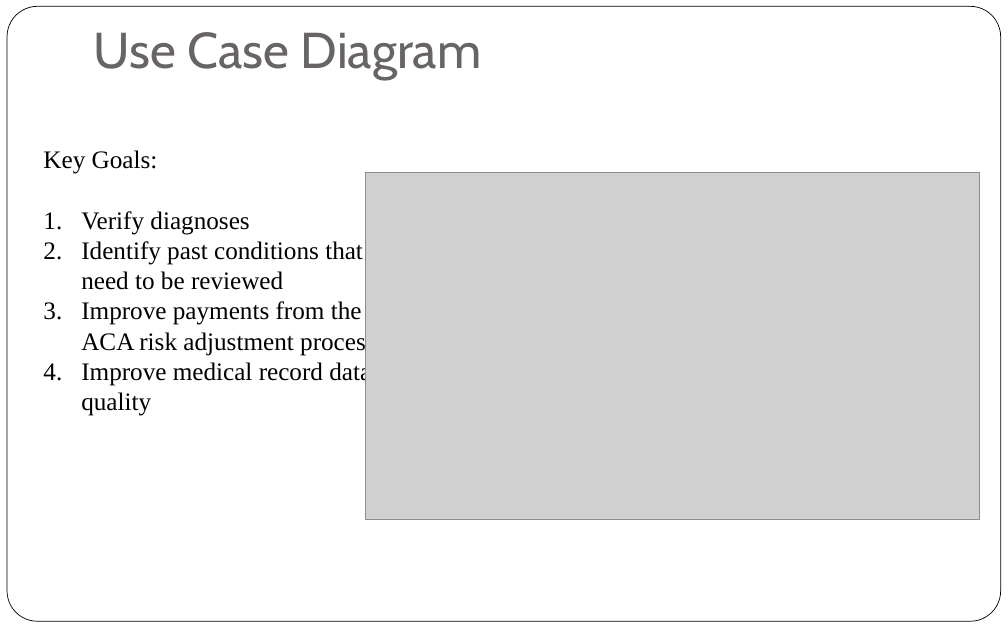
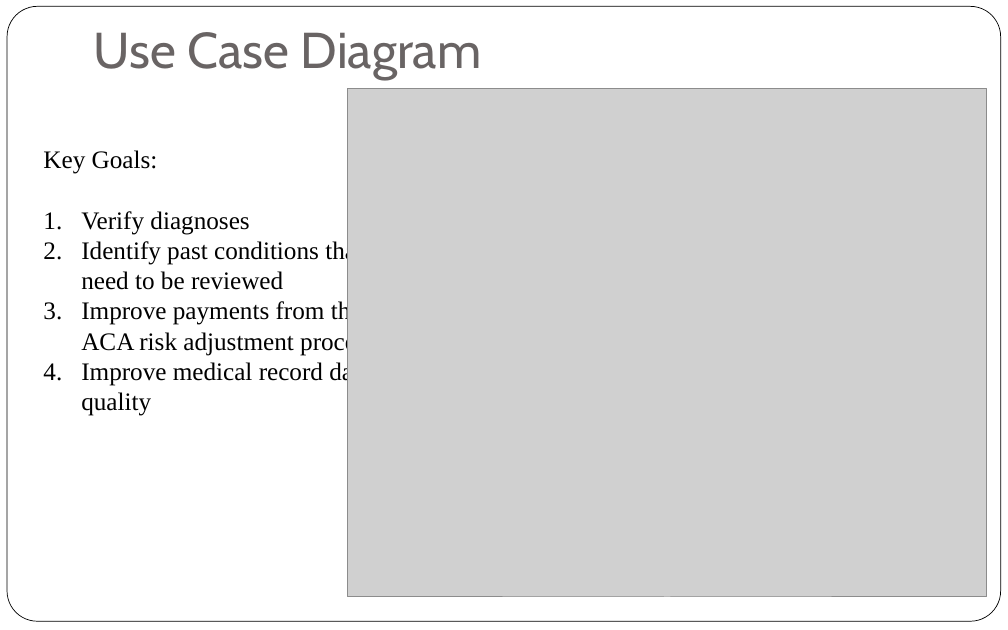
Before and after one commit to AnjaGuillory/FHIRED_Up, a slide deck: slide 2 of Team Deliverable 2/Technical Presentation - FHIRed Up.pptx. Drawn at 1008x630 pixels with LibreOffice and Linux fonts; fonts in the diff are those of the drawing; grey boxes stand for pictures. Boxes give left, top, right and bottom in pixels: in the first picture for what was removed or moved away, otherwise in the second. Text is boxed around its words. In the diff, an @@ line names an element or a change of style, - is before the commit and + after.

Commit message:
updated deliverable 2 powerpoint with use case diagram

```diff
--- a/Team Deliverable 2/Technical Presentation - FHIRed Up.pptx
+++ b/Team Deliverable 2/Technical Presentation - FHIRed Up.pptx
@@ rectangle "Use Case Diagram": place and size @@
-rectangle "Use Case Diagram" at <box>94,32,481,78</box>
+rectangle "Use Case Diagram" at <box>84,21,983,89</box>
@@ picture: place and size @@
-picture at <box>366,172,980,520</box>
+picture at <box>348,89,987,598</box>
```
